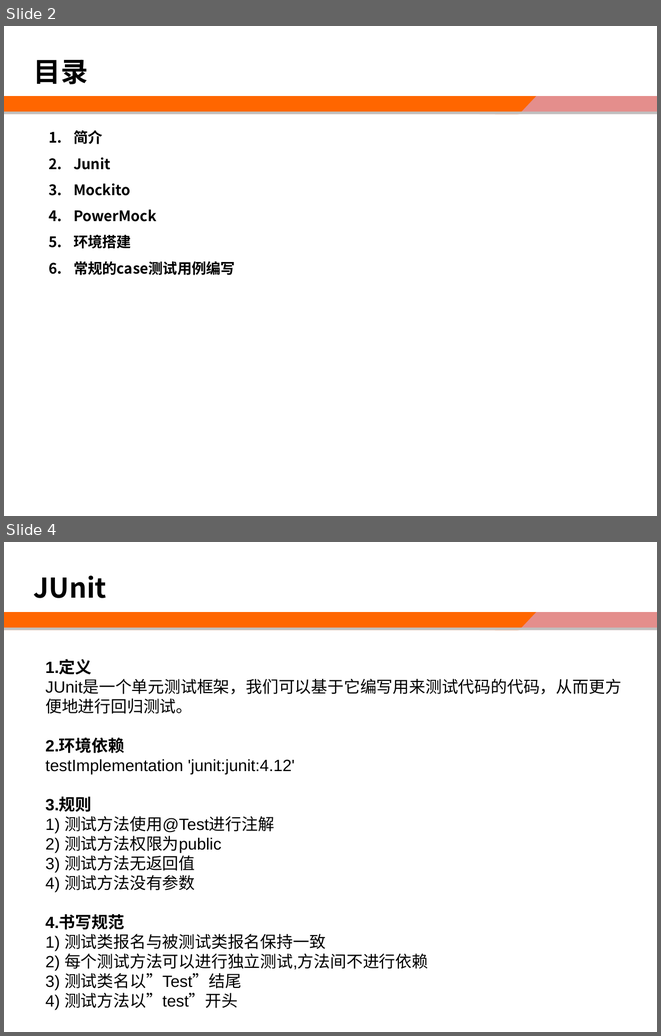
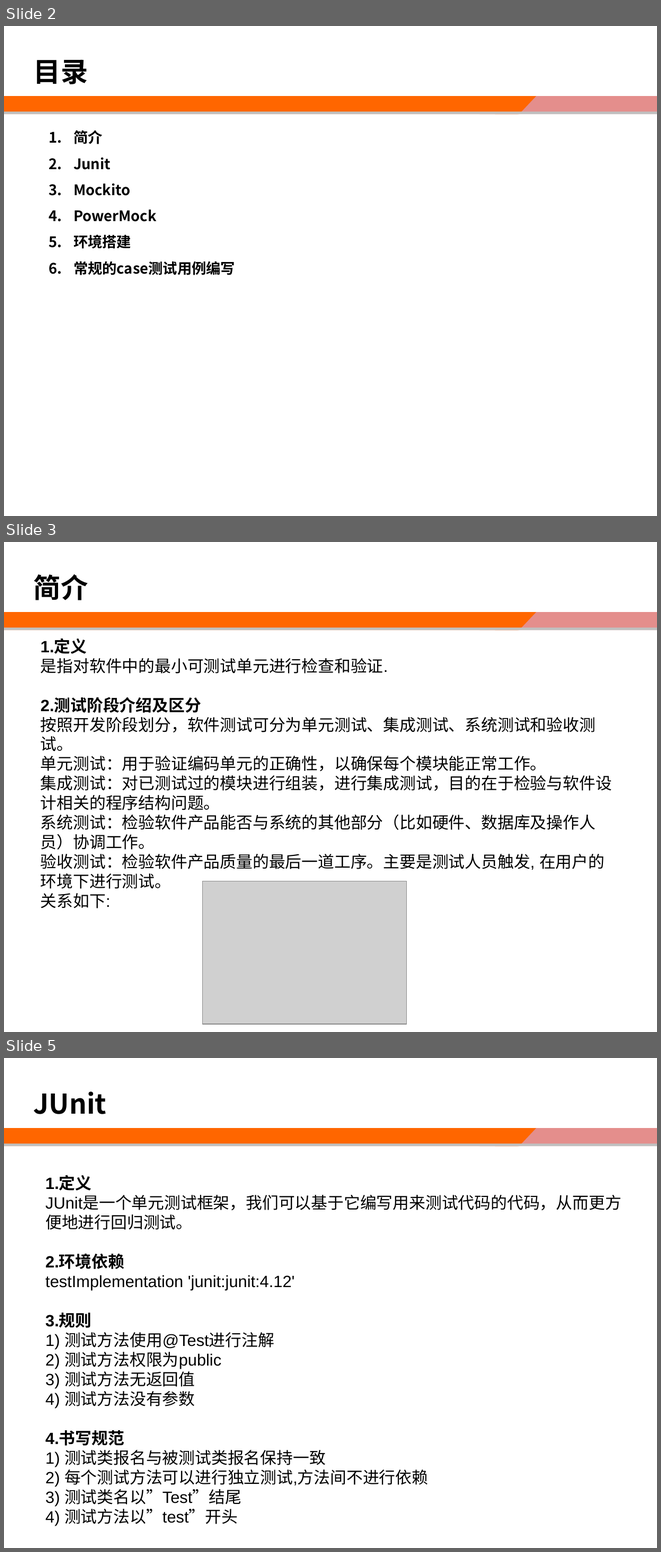
Before and after one commit to zhaosw/doc, a slide deck: 单元测试教程.ppt. Shown one above the other, each under a label of ours: slides 2 and 4 before the commit, slides 2, 3 and 5 after it; the slides between them are not shown. The pictures are 661x1036 and 661x1552 pixels, drawn with LibreOffice and Linux fonts; fonts in the diff are those of the drawing; grey boxes stand for pictures; background and template pictures are left out. Boxes give left, top, right and bottom in pixels: in the first picture for what was removed or moved away, otherwise in the second. Text is boxed around its words. In the diff, an @@ line names an element or a change of style, - is before the commit and + after.

```diff
--- a/单元测试教程.ppt
+++ b/单元测试教程.ppt
@@ slide 3 added at (x1=4, y1=542, x2=657, y2=1032), background #FFFFFF; not listed: 4 template elements that a slide beside it also shows @@
@@ text added at (x1=34, y1=574, x2=88, y2=600), 30 pt, text #000000, bold @@
+简介
@@ text added at (x1=41, y1=639, x2=612, y2=908), 18 pt, text #000000 @@
+1.定义
+是指对软件中的最小可测试单元进行检查和验证.
+2.测试阶段介绍及区分
+按照开发阶段划分，软件测试可分为单元测试、集成测试、系统测试和验收测试。
+单元测试：用于验证编码单元的正确性，以确保每个模块能正常工作。
+集成测试：对已测试过的模块进行组装，进行集成测试，目的在于检验与软件设计相关的程序结构问题。
+系统测试：检验软件产品能否与系统的其他部分（比如硬件、数据库及操作人员）协调工作。
+验收测试：检验软件产品质量的最后一道工序。主要是测试人员触发, 在用户的环境下进行测试。
+关系如下:
@@ picture added at (x1=203, y1=881, x2=407, y2=1024) @@
@@ what was slide 4 is now slide 5 @@
```
Also in this commit, not shown: 1 slide changed, 2 other slides added.
